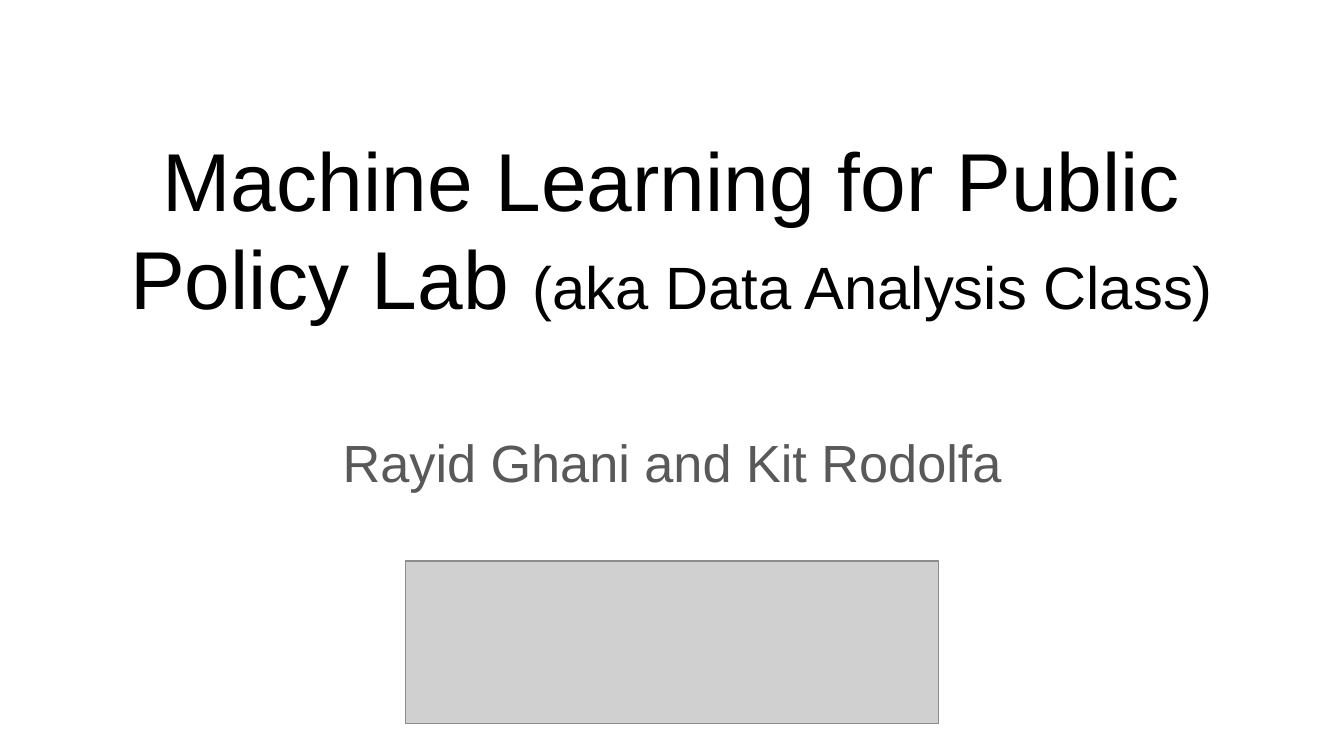
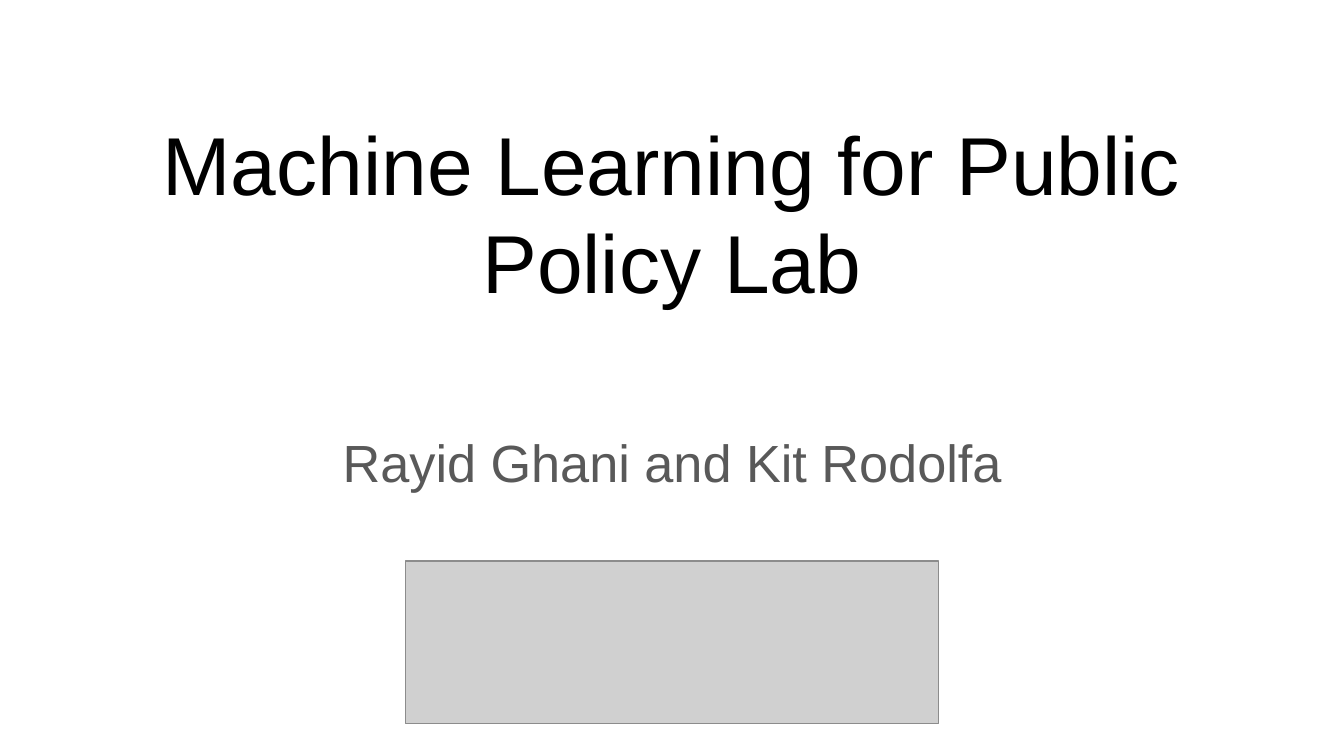
Before and after one commit to dssg/mlforpublicpolicylab, a slide deck: slide 1 of 01 - Intro and Scoping/ClassOverview.pptx. Drawn at 1344x756 pixels with LibreOffice and Linux fonts; fonts in the diff are those of the drawing; grey boxes stand for pictures. Boxes give left, top, right and bottom in pixels: in the first picture for what was removed or moved away, otherwise in the second. Text is boxed around its words. In the diff, an @@ line names an element or a change of style, - is before the commit and + after.

```diff
--- a/01 - Intro and Scoping/ClassOverview.pptx
+++ b/01 - Intro and Scoping/ClassOverview.pptx
@@ title at <box>162,135,1180,308</box>: text changed @@
-Machine Learning for Public Policy Lab (aka Data Analysis Class)
+Machine Learning for Public Policy Lab
```
Also in this commit, not shown: 4 other slides changed, 1 slide removed.
